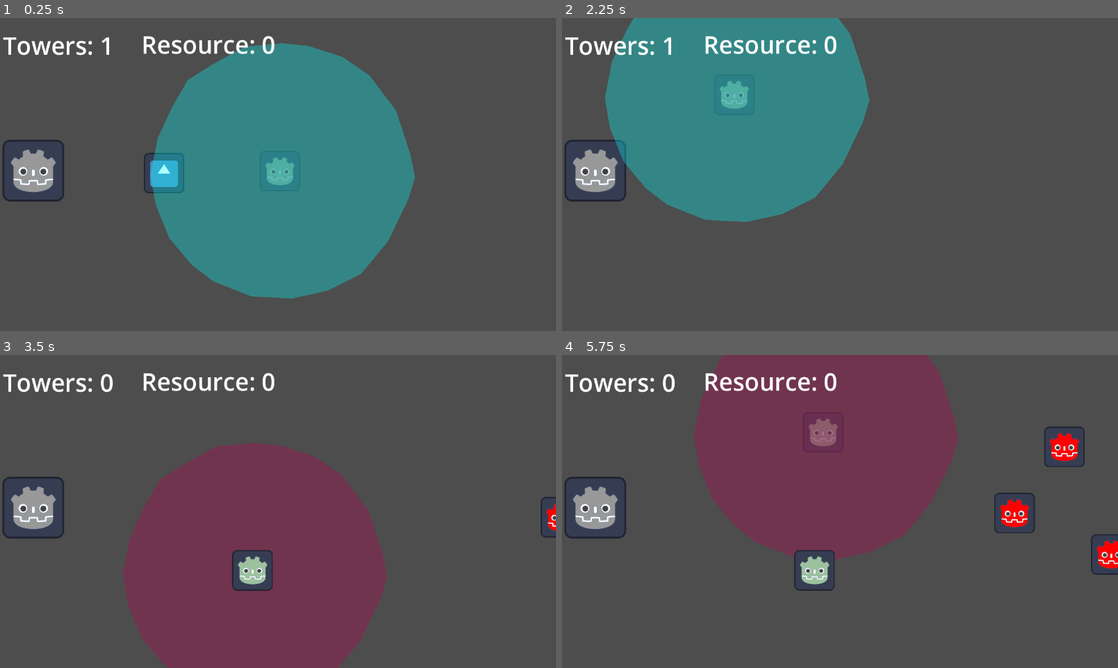
Above: before the commit, frames 1-4 (two rows, left to right).
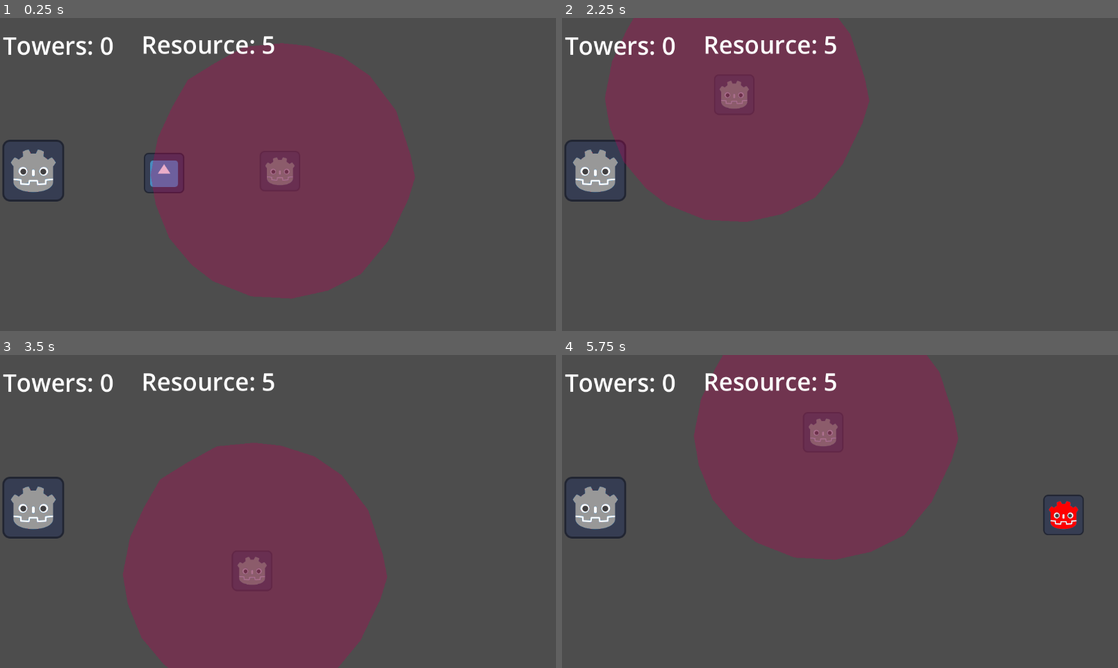
Above: after the commit, the same moments.

Repository: dbm19/test
Game: Godot game, scene res://scenes/game_screen.tscn
Two runs of this game, one before a commit and one after it. Both use one fixed random seed, a clock stepped at 60 frames per second and the inputs below. The engine's default icon, where the game draws it, is replaced by a stand-in: a white triangle on a blue panel in a dark square.
Inputs (mouse positions are in pixels of both pictures, inside the frame that each line leads up to):
- Up to frame 1 (0.25 s): no input
- Up to frame 2 (2.25 s): tap Enter at 0.5 s; move the mouse to (962, 158) at 0.52 s; hold D (go_right) 0.53-1.28 s; hold Shift (boost) 0.53-1.28 s; move the mouse to (728, 190) at 1.27 s; hold S (go_down) 1.28-2.03 s; tap Q (camera_pan_left) at 1.35 s; tap Space at 2 s; move the mouse to (734, 99) at 2.02 s; hold D (go_right) from 2.03 s (still down); tap E (camera_pan_right) at 2.1 s
- Up to frame 3 (3.5 s): tap Enter at 2.75 s; move the mouse to (250, 574) at 2.77 s; release D (go_right) at 2.78 s; hold W (go_up) from 2.78 s (still down); click (250, 574) at 2.85 s
- Up to frame 4 (5.75 s): move the mouse to (1006, 558) at 3.52 s; release W (go_up) at 3.53 s; hold Shift (boost) 3.53-4.28 s; hold A (go_left) 3.53-5.03 s; move the mouse to (673, 464) at 4.27 s; tap Q (camera_pan_left) at 4.35 s; tap Space at 5 s; move the mouse to (823, 436) at 5.02 s; hold S (go_down) from 5.03 s (still down); tap E (camera_pan_right) at 5.1 s

The runs differ from the first frame. In frame 1, 30% of the frame differs, in the area x 18-75%, y 5-90%; in frame 2, 25%; in frame 3, 1.2%; in frame 4, 2.5%.

Commit message:
Starting tower count now 0; starting resrouce count 5

Diff:
--- a/scenes/game_screen.tscn
+++ b/scenes/game_screen.tscn
@@ -57,6 +57,7 @@
 rotation = 1.58497
 
 [node name="MobSpawnTimer" type="Timer" parent="."]
+wait_time = 2.0
 autostart = true
 
 [node name="Player" parent="." instance=ExtResource("3_j0p6g")]
--- a/scenes/tower.tscn
+++ b/scenes/tower.tscn
@@ -38,7 +38,7 @@
 shape = SubResource("CircleShape2D_i6s70")
 
 [node name="ShootTimer" type="Timer" parent="."]
-wait_time = 0.3
+wait_time = 0.5
 
 [connection signal="area_entered" from="." to="." method="_on_area_entered"]
 [connection signal="area_entered" from="TowerRangeArea" to="." method="_on_tower_range_area_area_entered"]
--- a/scripts/global.gd
+++ b/scripts/global.gd
@@ -14,7 +14,7 @@
 var resource_count
 
 var current_screen
-var ordnance_count = 1
+var ordnance_count = 0
 
 # Called when the node enters the scene tree for the first time.
 func _ready() -> void:
@@ -24,7 +24,7 @@
 	construction_begin = get_node("ConstructionBegin")
 	construction_complete = get_node("ConstructionComplete")
 	tower_placement = get_node("TowerPlacement")
-	resource_count = 0
+	resource_count = 5
 
 # Called every frame. 'delta' is the elapsed time since the previous frame.
 func _process(delta: float) -> void:
--- a/scripts/player.gd
+++ b/scripts/player.gd
@@ -2,10 +2,12 @@
 
 var speed = 400
 var boost_timer
+var backpack_resource_count
 
 # Called when the node enters the scene tree for the first time.
 func _ready() -> void:
 	boost_timer = get_node("BoostTimer")
+	backpack_resource_count = 0
 
 # Called every frame. 'delta' is the elapsed time since the previous frame.
 func _process(delta: float) -> void:
@@ -31,5 +33,9 @@
 
 func _on_area_entered(area: Area2D) -> void:
 	if area.is_in_group("resource"):
-		Global.resource_count += 1
+		backpack_resource_count += 1
 		area.queue_free()
+
+	if area.is_in_group("building"):
+		Global.resource_count += backpack_resource_count
+		backpack_resource_count = 0
